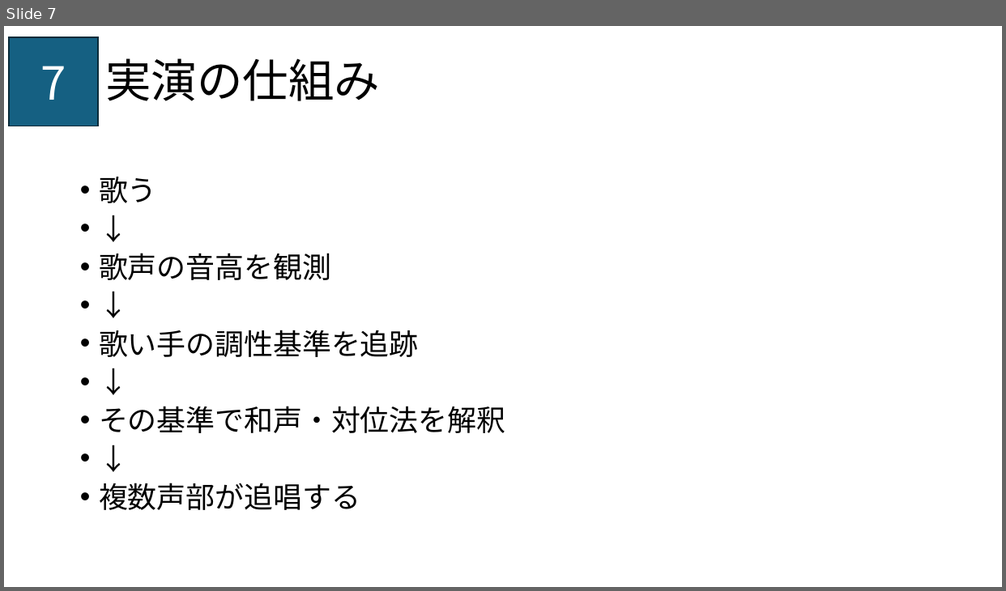
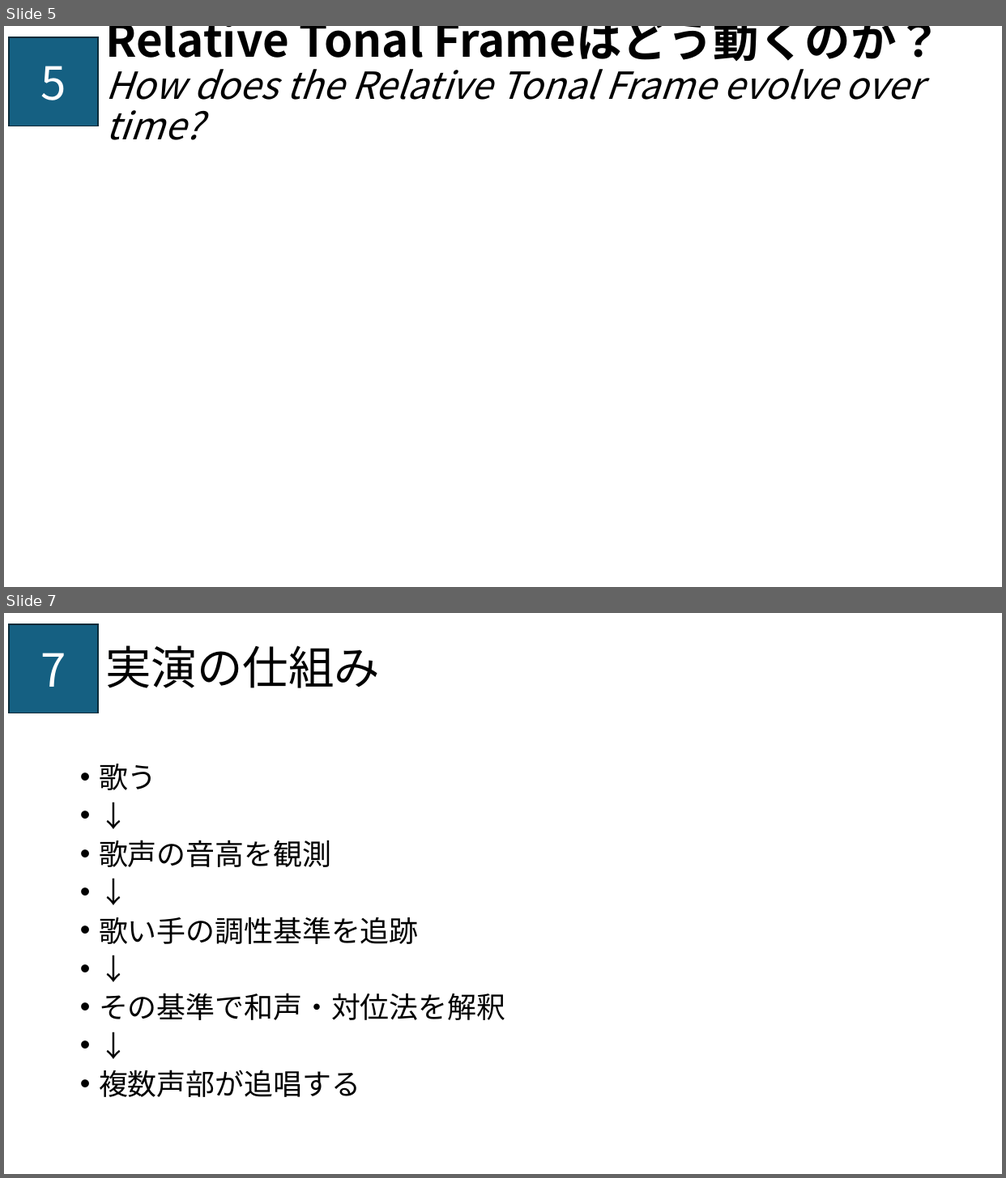
Before and after one commit to muse-studio/dynamic-tonal-perspective, a slide deck: mus147-DTP-hashida.pptx. Shown one above the other, each under a label of ours: slide 7 before the commit, slides 5 and 7 after it; the slides between them are not shown. The pictures are 1006x591 and 1006x1178 pixels, drawn with LibreOffice and Linux fonts; fonts in the diff are those of the drawing; background and template pictures are left out. Boxes give left, top, right and bottom in pixels: in the first picture for what was removed or moved away, otherwise in the second. Text is boxed around its words. In the diff, an @@ line names an element or a change of style, - is before the commit and + after.

```diff
--- a/mus147-DTP-hashida.pptx
+++ b/mus147-DTP-hashida.pptx
@@ slide 5 added at (4,26,1002,587), background picture (left out); not listed: 1 template element that a slide beside it also shows @@
@@ title added at (105,26,942,140), 36 pt, text #000000, italic @@
+Relative Tonal Frameはどう動くのか？
+How does the Relative Tonal Frame evolve over time?
```
Also in this commit, not shown: 1 slide changed, 1 slide removed.
